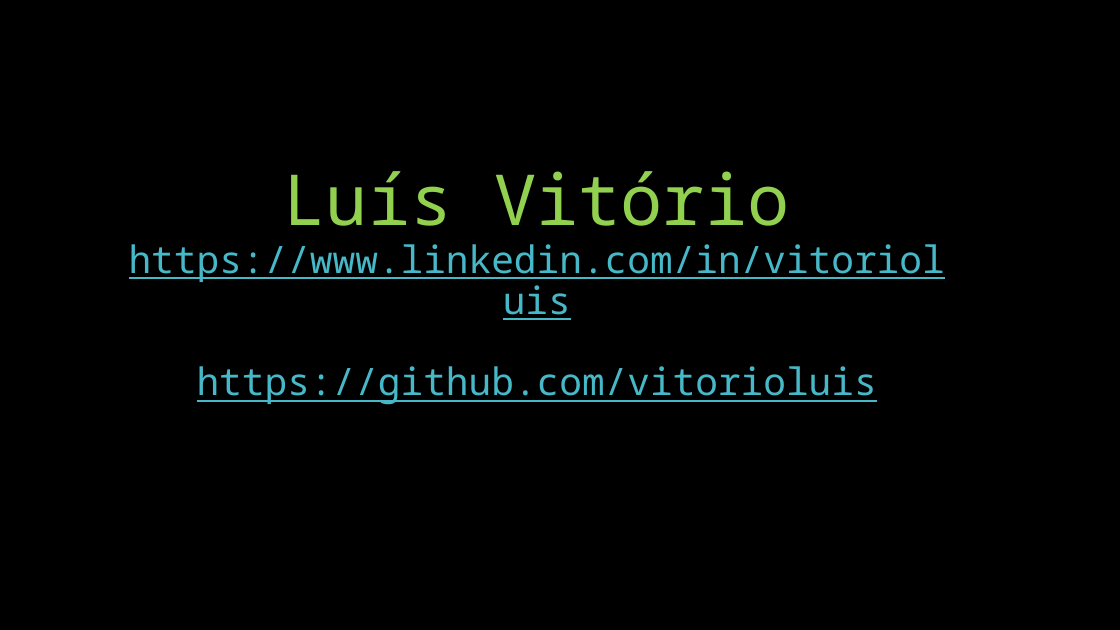
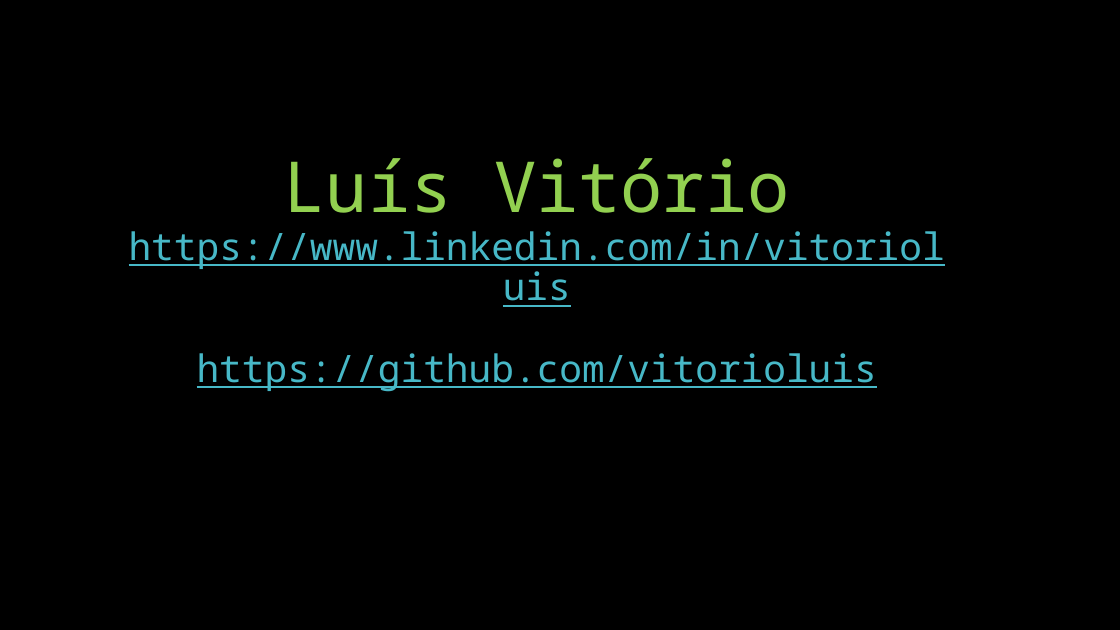
Before and after one commit to vitorioluis/Machine-Learning, a slide deck: slide 20 of IA/IA.pptx (slide 17 before the commit). Drawn at 1120x630 pixels with LibreOffice and Linux fonts; fonts in the diff are those of the drawing. Boxes give left, top, right and bottom in pixels: in the first picture for what was removed or moved away, otherwise in the second. Text is boxed around its words. In the diff, an @@ line names an element or a change of style, - is before the commit and + after.

```diff
--- a/IA/IA.pptx
+++ b/IA/IA.pptx
@@ title "Luís Vitório https://www.linkedin.com/in/vitorioluis https:/ ...": place and size @@
-title "Luís Vitório https://www.linkedin.com/in/vitorioluis https:/ ..." at (129,171,945,405)
+title "Luís Vitório https://www.linkedin.com/in/vitorioluis https:/ ..." at (129,158,945,392)
```
Also in this commit, not shown: 10 other slides changed, 7 slides added, 4 slides removed.
